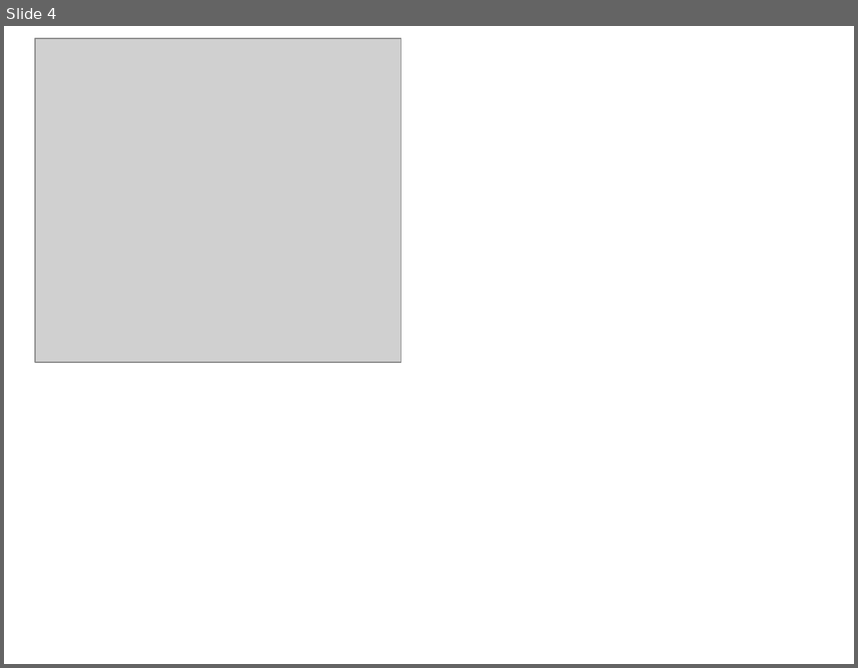
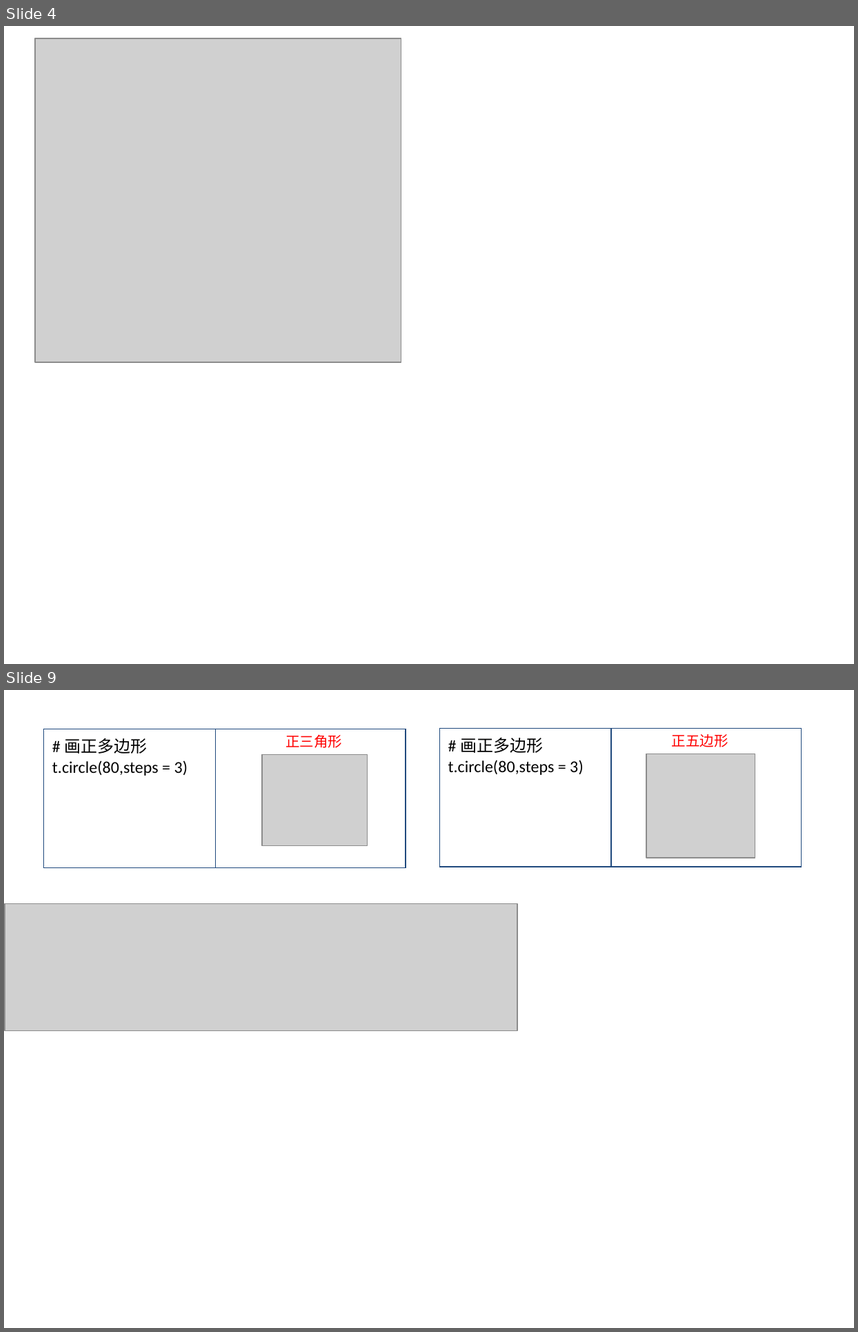
Before and after one commit to jellier/teachkidspython, a slide deck: Python入门课0.pptx. Shown one above the other, each under a label of ours: slide 4 before the commit, slides 4 and 9 after it; the slides between them are not shown. The pictures are 858x668 and 858x1332 pixels, drawn with LibreOffice and Linux fonts; fonts in the diff are those of the drawing; grey boxes stand for pictures. Boxes give left, top, right and bottom in pixels: in the first picture for what was removed or moved away, otherwise in the second. Text is boxed around its words. In the diff, an @@ line names an element or a change of style, - is before the commit and + after.

```diff
--- a/Python入门课0.pptx
+++ b/Python入门课0.pptx
@@ slide 9 added at bbox=[4, 690, 854, 1328], background #FFFFFF @@
@@ table added at bbox=[44, 729, 406, 867], 1 rows, 2 columns @@
+# 画正多边形 t.circle(80,steps = 3) | 
@@ table added at bbox=[439, 728, 802, 867], 1 rows, 2 columns @@
+# 画正多边形 t.circle(80,steps = 3) | 
@@ text added at bbox=[286, 734, 342, 748], 12 pt, text #FF0000 @@
+正三角形
@@ text added at bbox=[672, 734, 728, 747], 12 pt, text #FF0000 @@
+正五边形
@@ picture added at bbox=[263, 755, 368, 845] @@
@@ picture added at bbox=[646, 753, 755, 858] @@
@@ picture added at bbox=[5, 903, 517, 1030] @@
```
Also in this commit, not shown: 5 other slides added, 3 other files.
